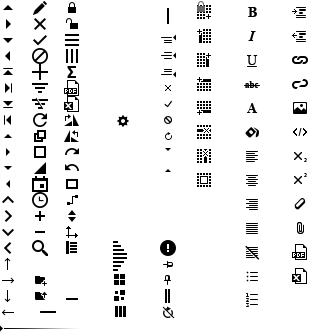
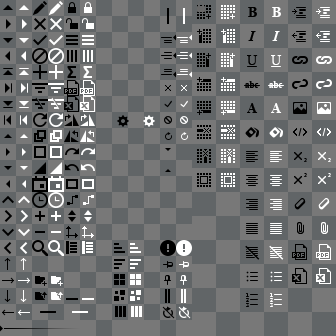
Two versions of the same layered image (336 x 336). Layer-by-layer changes:
painted on "add hover" over [48, 64, 64, 80]
painted on "sort desc hover" over [129, 257, 143, 271]
painted on "sort asc hover" over [129, 241, 143, 255]
painted on "cols hover" over [82, 49, 94, 63]
painted on "sandwitch hover" over [81, 34, 95, 46]
painted on "cols" over [66, 49, 78, 63]
painted on "sandwitch copy" over [65, 34, 79, 46]
painted on "sort desc" over [113, 257, 127, 271]
painted on "sort asc" over [113, 241, 127, 255]
painted on "add" over [32, 64, 48, 80]
showed "24 grid" over [192, 0, 336, 336]
showed "16 grid" over [0, 0, 192, 336]
